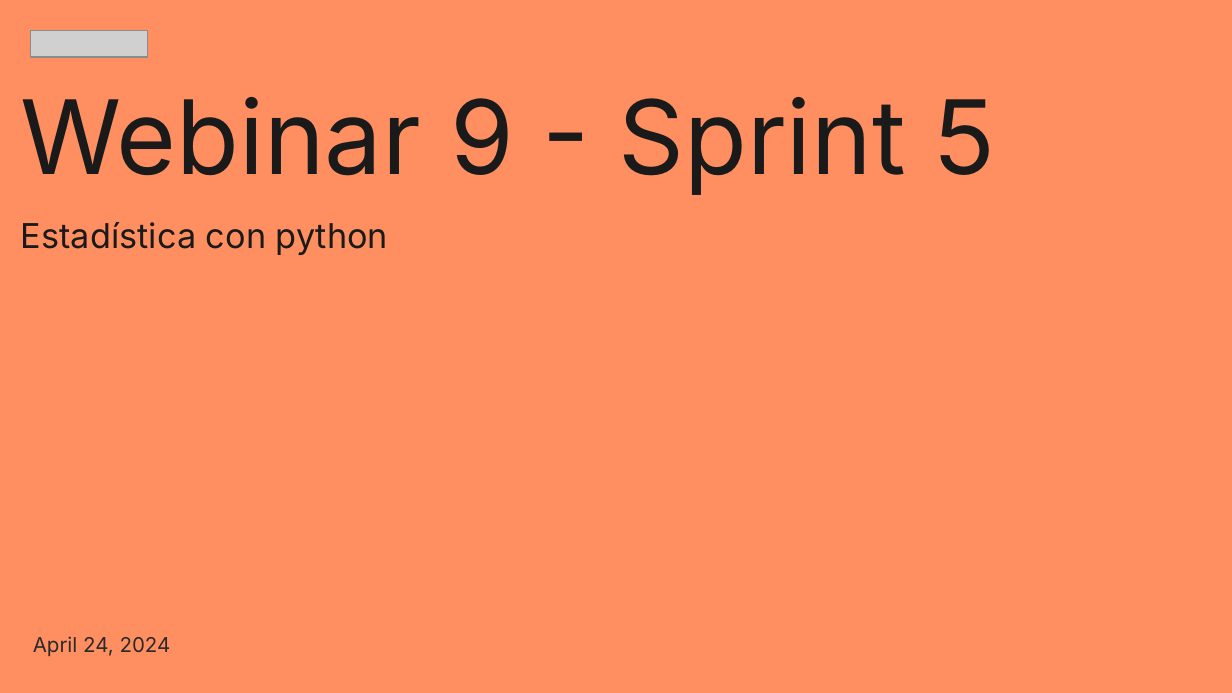
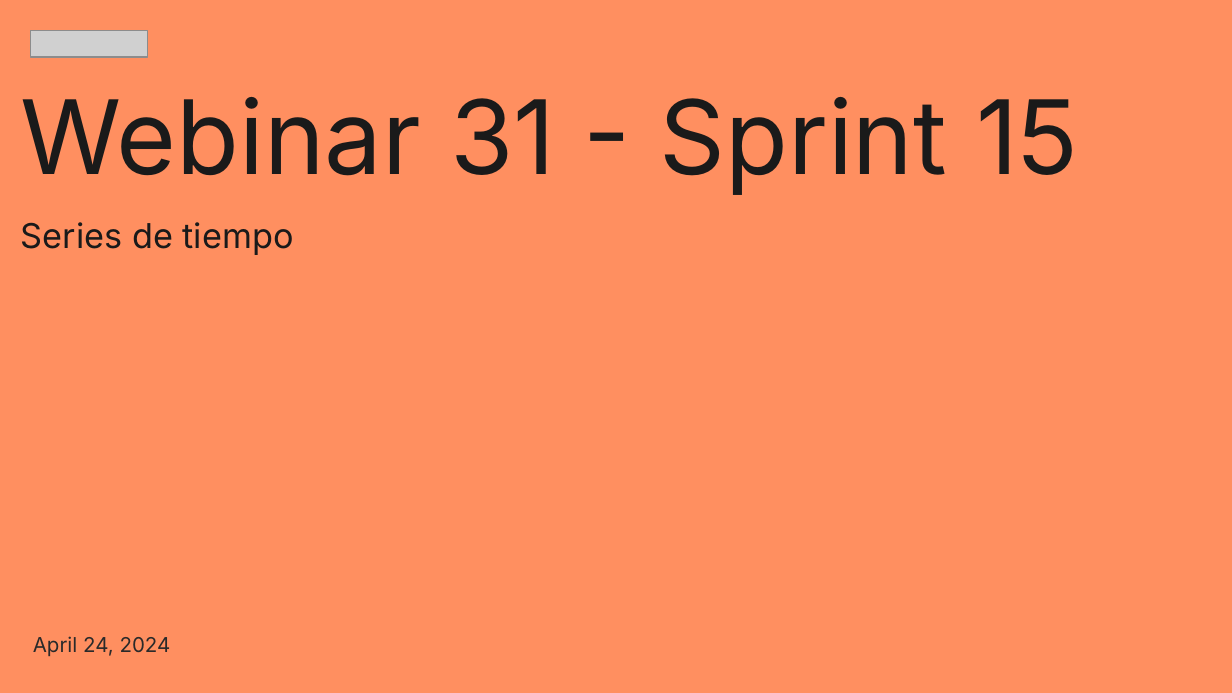
Before and after one commit to ljpiere/data_python_classes, a slide deck: slide 1 of DS/Webinar 31 - Sprint 15 - Series temporales/Webinar_20_Sp14_SeriesTemporales.pptx. Drawn at 1232x693 pixels with LibreOffice and Linux fonts; fonts in the diff are those of the drawing; grey boxes stand for pictures. Boxes give left, top, right and bottom in pixels: in the first picture for what was removed or moved away, otherwise in the second. Text is boxed around its words. In the diff, an @@ line names an element or a change of style, - is before the commit and + after.

Commit message:
Sprint 15 project

```diff
--- a/DS/Webinar 31 - Sprint 15 - Series temporales/Webinar_20_Sp14_SeriesTemporales.pptx
+++ b/DS/Webinar 31 - Sprint 15 - Series temporales/Webinar_20_Sp14_SeriesTemporales.pptx
@@ title at box(21, 97, 1079, 255): text changed; size 20 to 60 pt @@
-Webinar 9 - Sprint 5
-Estadística con python
+Webinar 31 - Sprint 15
+Series de tiempo
```
Also in this commit, not shown: 2 other slides changed, 6 other files.
